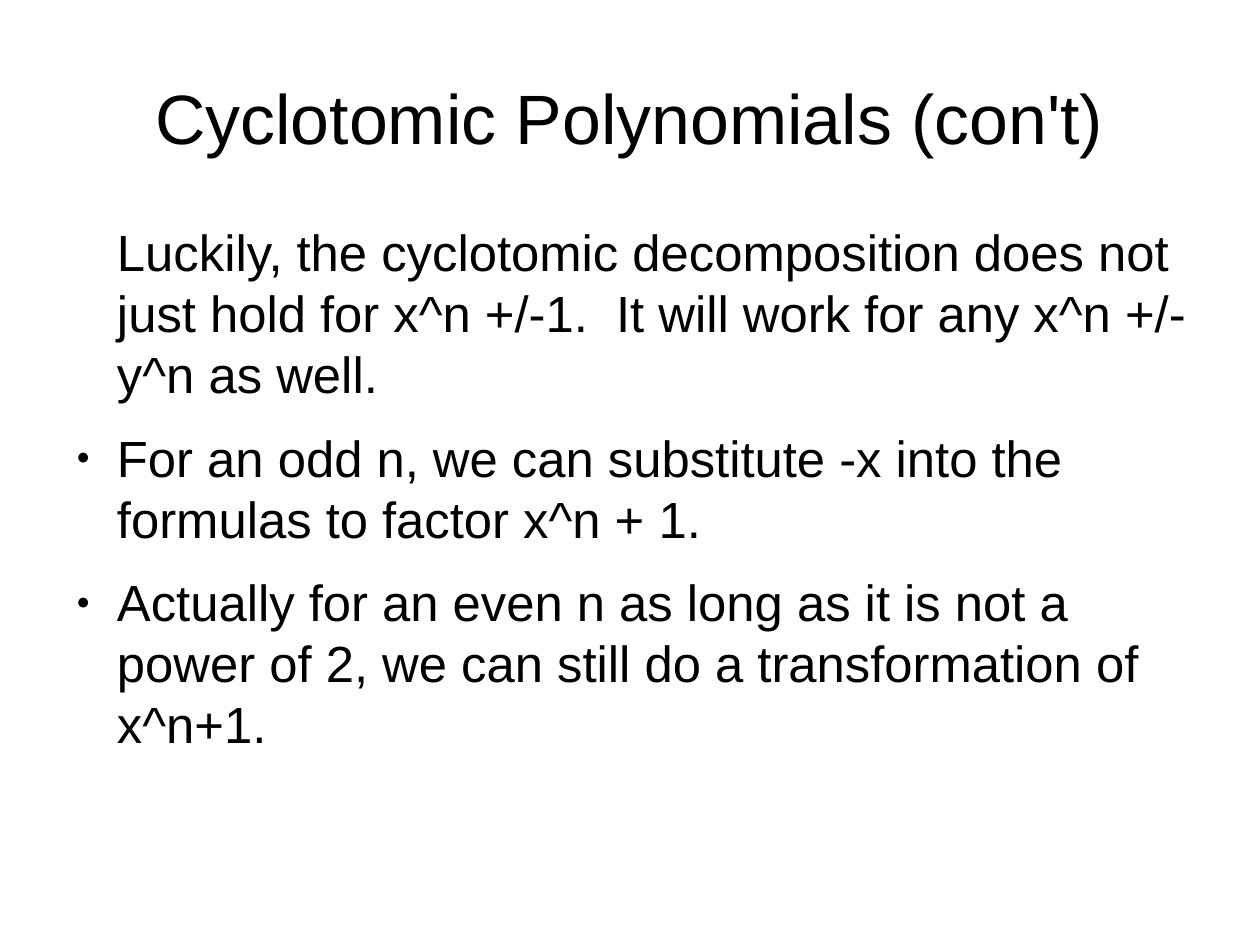
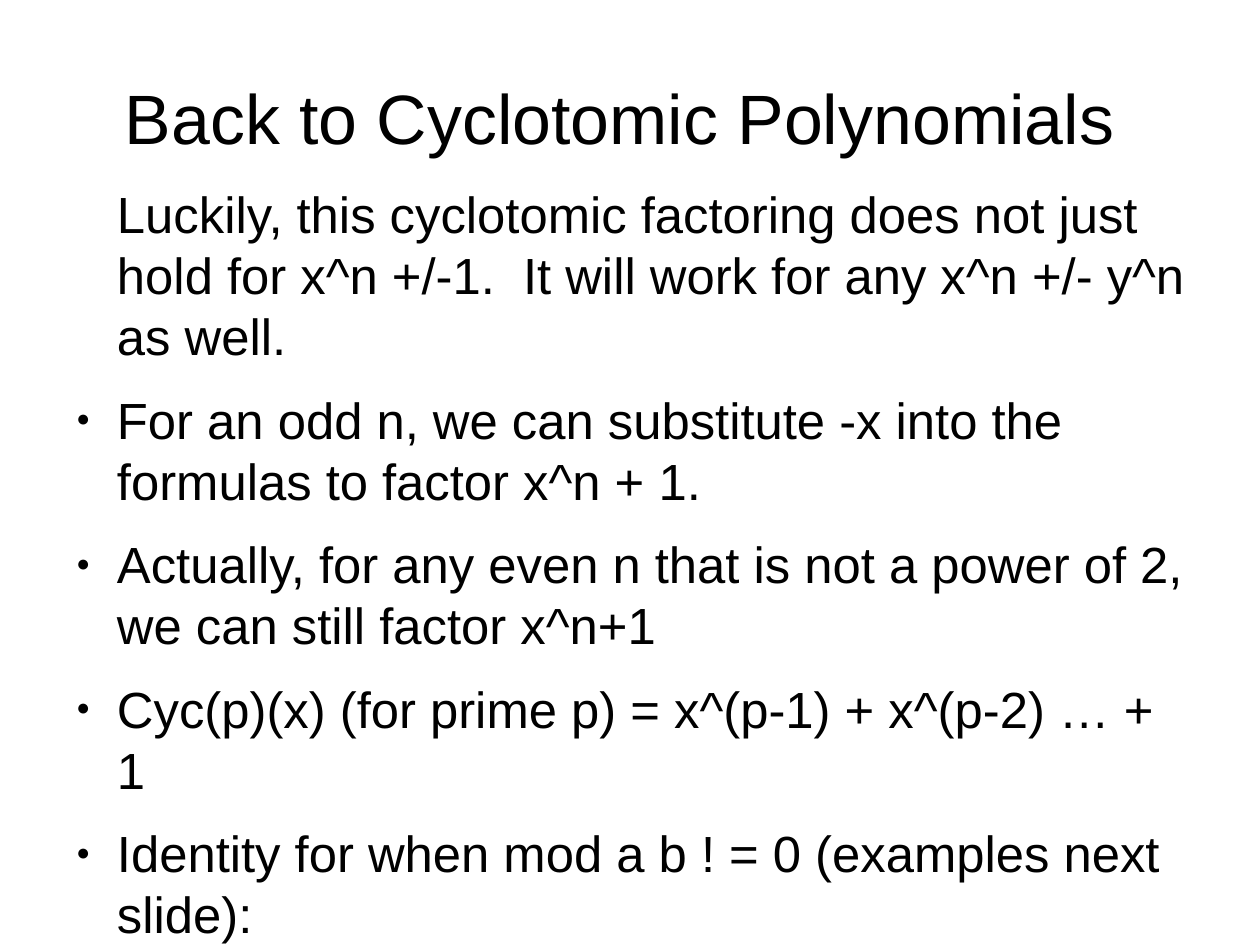
Before and after one commit to grandpascorpion/canon, a slide deck: slide 42 of goBigOrGoHome.odp (slide 37 before the commit). Drawn at 1260x945 pixels with LibreOffice and Linux fonts; fonts in the diff are those of the drawing. Boxes give left, top, right and bottom in pixels: in the first picture for what was removed or moved away, otherwise in the second. Text is boxed around its words. In the diff, an @@ line names an element or a change of style, - is before the commit and + after.

```diff
--- a/goBigOrGoHome.odp
+++ b/goBigOrGoHome.odp
@@ title at (125,93,1114,157): text changed @@
-Cyclotomic Polynomials (con't)
+Back to Cyclotomic Polynomials
@@ text "Luckily, this cyclotomic factoring does ...": place and size @@
-text "Luckily, this cyclotomic factoring does ..." at (117,234,1169,743)
+text "Luckily, this cyclotomic factoring does ..." at (117,196,1184,944)
@@ text at (117,196,1184,356): text changed @@
-Luckily, the cyclotomic decomposition does not just hold for x^n +/-1. It will work for any x^n +/- y^n as well.
+Luckily, this cyclotomic factoring does not just hold for x^n +/-1. It will work for any x^n +/- y^n as well.
@@ text at (117,546,1182,944): text changed @@
-● Actually for an even n as long as it is not a power of 2, we can still do a transformation of x^n+1.
+● Actually, for any even n that is not a power of 2, we can still factor x^n+1
+● Cyc(p)(x) (for prime p) = x^(p-1) + x^(p-2) … + 1
+● Identity for when mod a b ! = 0 (examples next slide):
+Cyc (a^n*b)(x) = Cyc(a*b)(x^(n-1))
```
Also in this commit, not shown: 40 other slides changed, 11 slides added, 1 other file.
